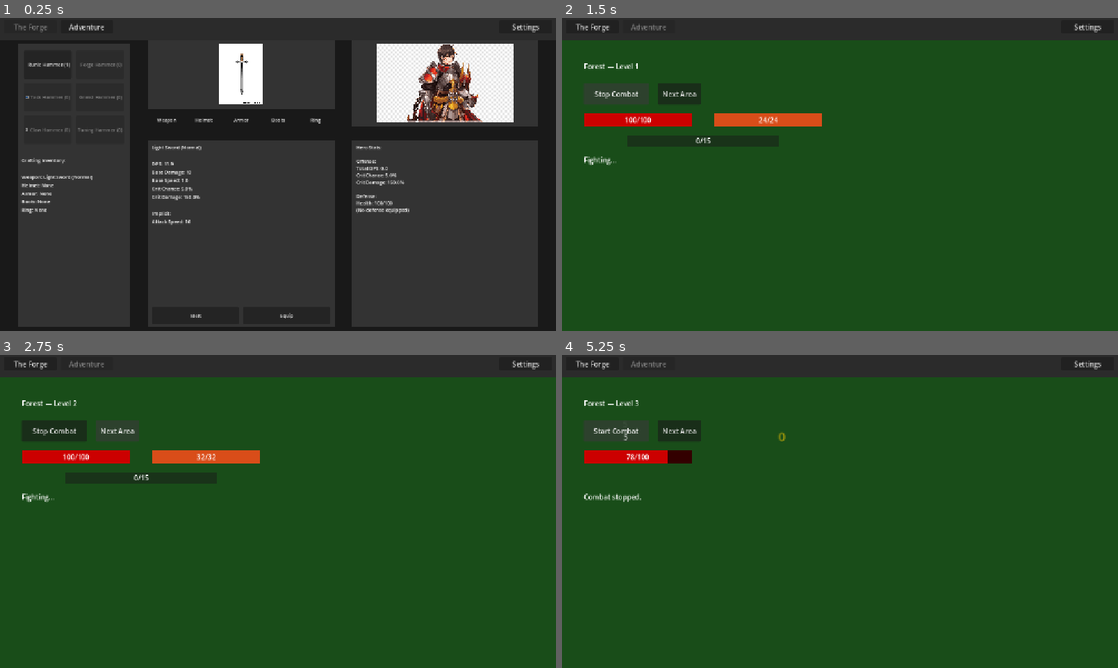
Above: before the commit, frames 1-4 (two rows, left to right).
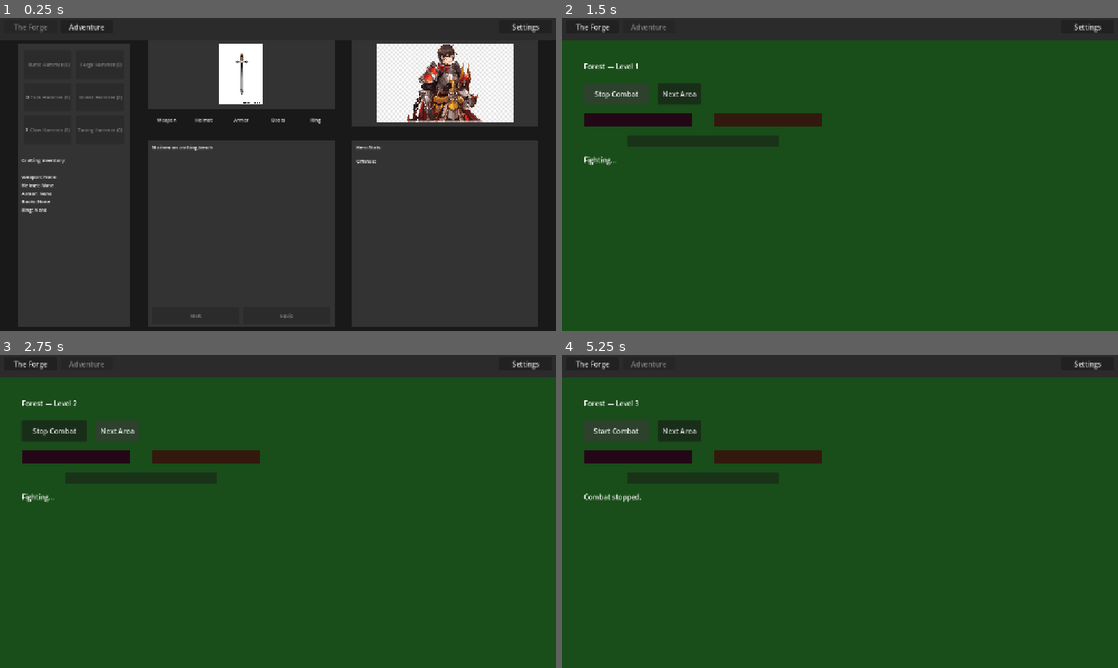
Above: after the commit, the same moments.

Repository: loginn/hammertime
Game: Godot game, scene res://scenes/main.tscn
Same seed, same stepped clock (60 frames per second), same inputs: the game is played once before the commit and once after it.
Inputs:
- Up to frame 1 (0.25 s): no input
- Up to frame 2 (1.5 s): click "Adventure" at 0.5 s; click "Start Combat" at 1.25 s
- Up to frame 3 (2.75 s): click "Next Area" at 2 s
- Up to frame 4 (5.25 s): click "Next Area" at 2.75 s; click "The Forge" at 3.5 s; click "Adventure" at 4.25 s; click "Stop Combat" at 5 s

The runs differ from the first frame. In frame 1, 1.0% of the frame differs, in the area x 5-74%, y 14-96%; in frame 2, 1.7%; in frame 3, 1.7%; in frame 4, 2.5%, in the area x 4-47%, y 24-42%.
Error after the commit: Parse Error: Cannot infer the type of "all_affixes" variable because the value doesn't have a set type. (res://models/hero.gd:111)

Commit message:
feat(24-02): hero range caching, range-based DPS, DPS item comparison
Co-Authored-By: Claude Opus 4.6 <noreply@anthropic.com>

Diff:
--- a/models/hero.gd
+++ b/models/hero.gd
@@ -19,6 +19,16 @@
 var total_crit_chance: float = 5.0
 var total_crit_damage: float = 150.0
 
+# Per-element damage ranges -- populated from equipment, NOT serialized
+# Keys: "physical", "fire", "cold", "lightning"
+# Values: {"min": float, "max": float}
+var damage_ranges: Dictionary = {
+	"physical": {"min": 0.0, "max": 0.0},
+	"fire": {"min": 0.0, "max": 0.0},
+	"cold": {"min": 0.0, "max": 0.0},
+	"lightning": {"min": 0.0, "max": 0.0},
+}
+
 # Hero state
 var is_alive: bool = true
 var is_clearing: bool = false
@@ -80,28 +90,84 @@
 
 func update_stats() -> void:
 	"""Recalculate all hero stats based on equipped items"""
+	calculate_crit_stats()
+	calculate_damage_ranges()
 	calculate_dps()
 	calculate_defense()
 	current_energy_shield = float(total_energy_shield)
-	calculate_crit_stats()
-
-
-func calculate_dps() -> float:
-	"""Calculate total DPS from equipped weapon and rings"""
-	total_dps = 0.0
-
-	# Add DPS from weapon
+
+
+func calculate_damage_ranges() -> void:
+	"""Populate per-element damage ranges from equipped weapon and ring affixes."""
+	# Reset to zero
+	for element in damage_ranges:
+		damage_ranges[element]["min"] = 0.0
+		damage_ranges[element]["max"] = 0.0
+
+	# Weapon contribution: base damage + weapon affixes
 	if "weapon" in equipped_items and equipped_items["weapon"] != null:
 		var weapon = equipped_items["weapon"]
 		if weapon is Weapon:
-			total_dps += weapon.dps
-
-	# Add DPS from rings (damage slots)
+			var all_affixes := weapon.prefixes.duplicate()
+			all_affixes.append_array(weapon.suffixes)
+			if weapon.implicit:
+				all_affixes.append(weapon.implicit)
+			var weapon_ranges := StatCalculator.calculate_damage_range(
+				weapon.base_damage_min, weapon.base_damage_max, all_affixes
+			)
+			for element in weapon_ranges:
+				damage_ranges[element]["min"] += weapon_ranges[element]["min"]
+				damage_ranges[element]["max"] += weapon_ranges[element]["max"]
+
+	# Ring contribution: ring has base_damage but no base_damage_min/max
+	# Pass base_damage as both min and max (deterministic base, affixes add variance)
 	if "ring" in equipped_items and equipped_items["ring"] != null:
 		var ring = equipped_items["ring"]
 		if ring is Ring:
-			total_dps += ring.dps
-
+			var all_affixes := ring.prefixes.duplicate()
+			all_affixes.append_array(ring.suffixes)
+			if ring.implicit:
+				all_affixes.append(ring.implicit)
+			var ring_ranges := StatCalculator.calculate_damage_range(
+				ring.base_damage, ring.base_damage, all_affixes
+			)
+			for element in ring_ranges:
+				damage_ranges[element]["min"] += ring_ranges[element]["min"]
+				damage_ranges[element]["max"] += ring_ranges[element]["max"]
+
+
+func calculate_dps() -> float:
+	"""Calculate total DPS from per-element damage range averages."""
+	# Sum average damage across all elements
+	var total_avg_damage := 0.0
+	for element in damage_ranges:
+		var el_min: float = damage_ranges[element]["min"]
+		var el_max: float = damage_ranges[element]["max"]
+		total_avg_damage += (el_min + el_max) / 2.0
+
+	# Apply speed multiplier from weapon
+	var speed := 1.0
+	if "weapon" in equipped_items and equipped_items["weapon"] != null:
+		var weapon = equipped_items["weapon"]
+		if weapon is Weapon:
+			speed = float(weapon.base_speed)
+			# Apply speed modifiers from affixes
+			var all_affixes := weapon.prefixes.duplicate()
+			all_affixes.append_array(weapon.suffixes)
+			if weapon.implicit:
+				all_affixes.append(weapon.implicit)
+			var additive_speed_mult := 0.0
+			for affix: Affix in all_affixes:
+				if Tag.StatType.INCREASED_SPEED in affix.stat_types:
+					additive_speed_mult += affix.value / 100.0
+			speed *= (1.0 + additive_speed_mult)
+
+	# Apply crit multiplier (crit stats already calculated in update_stats order)
+	var crit_multiplier := StatCalculator._calculate_crit_multiplier(
+		total_crit_chance, total_crit_damage
+	)
+
+	total_dps = total_avg_damage * speed * crit_multiplier
 	return total_dps
 
 
--- a/scenes/forge_view.gd
+++ b/scenes/forge_view.gd
@@ -463,6 +463,12 @@
 
 
 func is_item_better(new_item: Item, existing_item: Item) -> bool:
+	# Weapons and rings: compare by DPS (higher damage output = better)
+	if new_item is Weapon and existing_item is Weapon:
+		return new_item.dps > existing_item.dps
+	if new_item is Ring and existing_item is Ring:
+		return new_item.dps > existing_item.dps
+	# All other item types: compare by tier (higher tier = better stats)
 	return new_item.tier > existing_item.tier
 
 
